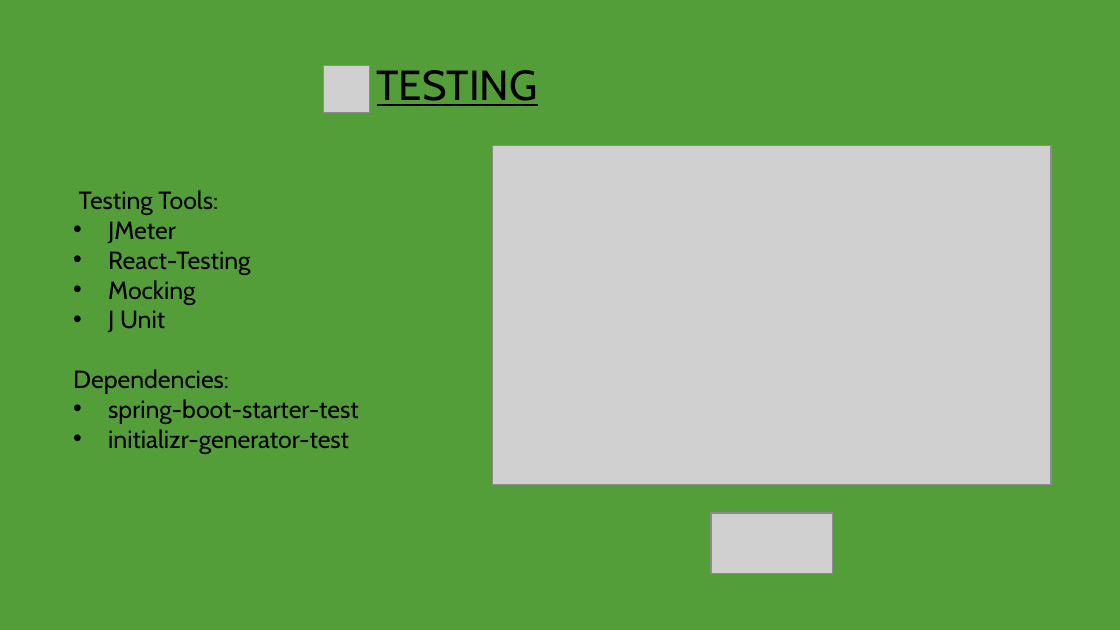
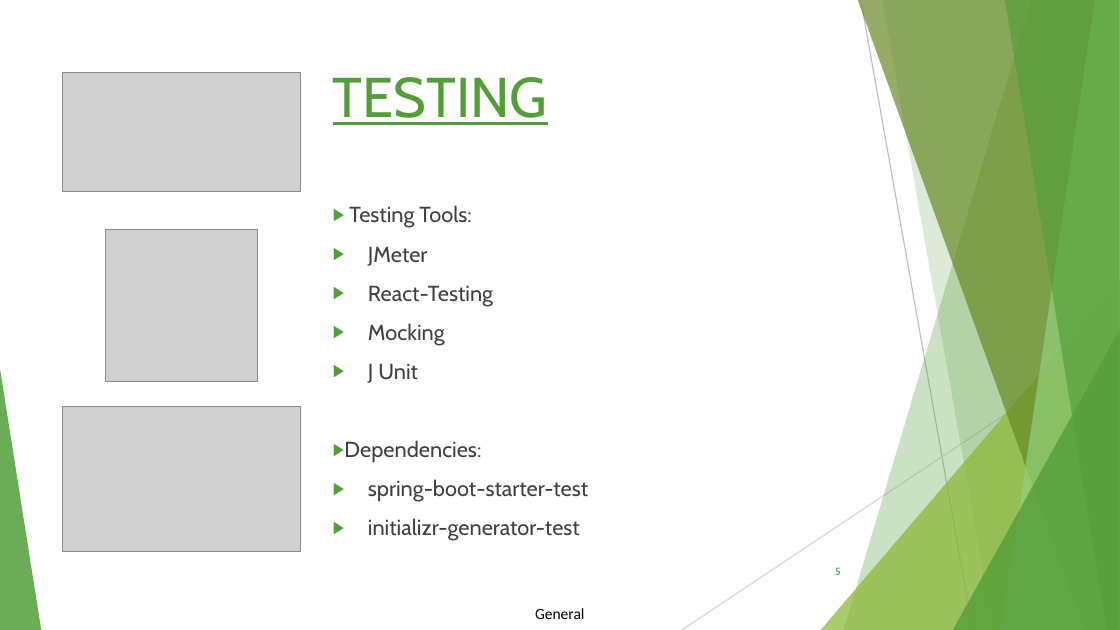
Before and after one commit to Tunir10Chaudhuri/Case_Study_Group_4, a slide deck: slide 5 of CaseStudy-04.pptx. Drawn at 1120x630 pixels with LibreOffice and Linux fonts; fonts in the diff are those of the drawing; grey boxes stand for pictures. Boxes give left, top, right and bottom in pixels: in the first picture for what was removed or moved away, otherwise in the second. Text is boxed around its words. In the diff, an @@ line names an element or a change of style, - is before the commit and + after.

```diff
--- a/CaseStudy-04.pptx
+++ b/CaseStudy-04.pptx
@@ background #549E39 to #FFFFFF @@
@@ title "TESTING": place and size @@
-title "TESTING" at bbox=[377, 70, 538, 106]
+title "TESTING" at bbox=[333, 77, 548, 125]
@@ title "TESTING" at bbox=[333, 77, 548, 125]: size 27 to 36 pt, text colour #000000 to #549E39; alignment centre to left @@
@@ picture: place and size @@
-picture at bbox=[711, 513, 833, 573]
+picture at bbox=[63, 73, 301, 192]
@@ text "Testing Tools:": place and size @@
-text "Testing Tools:" at bbox=[73, 190, 359, 453]
+text "Testing Tools:" at bbox=[344, 205, 588, 541]
@@ text "Testing Tools:" at bbox=[344, 205, 588, 541]: size 16 to 14 pt, text colour #000000 to #404040; bullet none to ▶; line spacing 1 to 0.9; more space between paragraphs; bullet • to ▶ @@
@@ picture: place and size @@
-picture at bbox=[323, 66, 370, 113]
+picture at bbox=[105, 230, 258, 382]
@@ group added at bbox=[0, 0, 1120, 630]: 5 freeform shapes, 3 triangles, 2 lines @@
@@ picture: place and size @@
-picture at bbox=[493, 146, 1052, 485]
+picture at bbox=[63, 407, 301, 551]
@@ page number added at bbox=[835, 567, 841, 575], 6.8 pt, text #549E39 @@
+5
@@ text added at bbox=[535, 608, 584, 619], 10 pt, text #000000 @@
+General
```
Also in this commit, not shown: 11 other slides changed.
